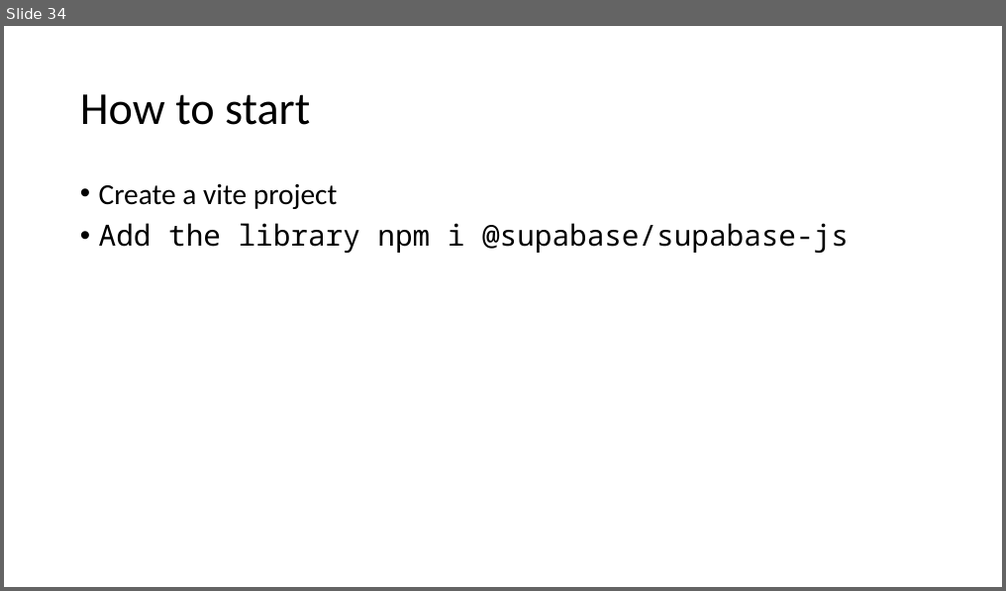
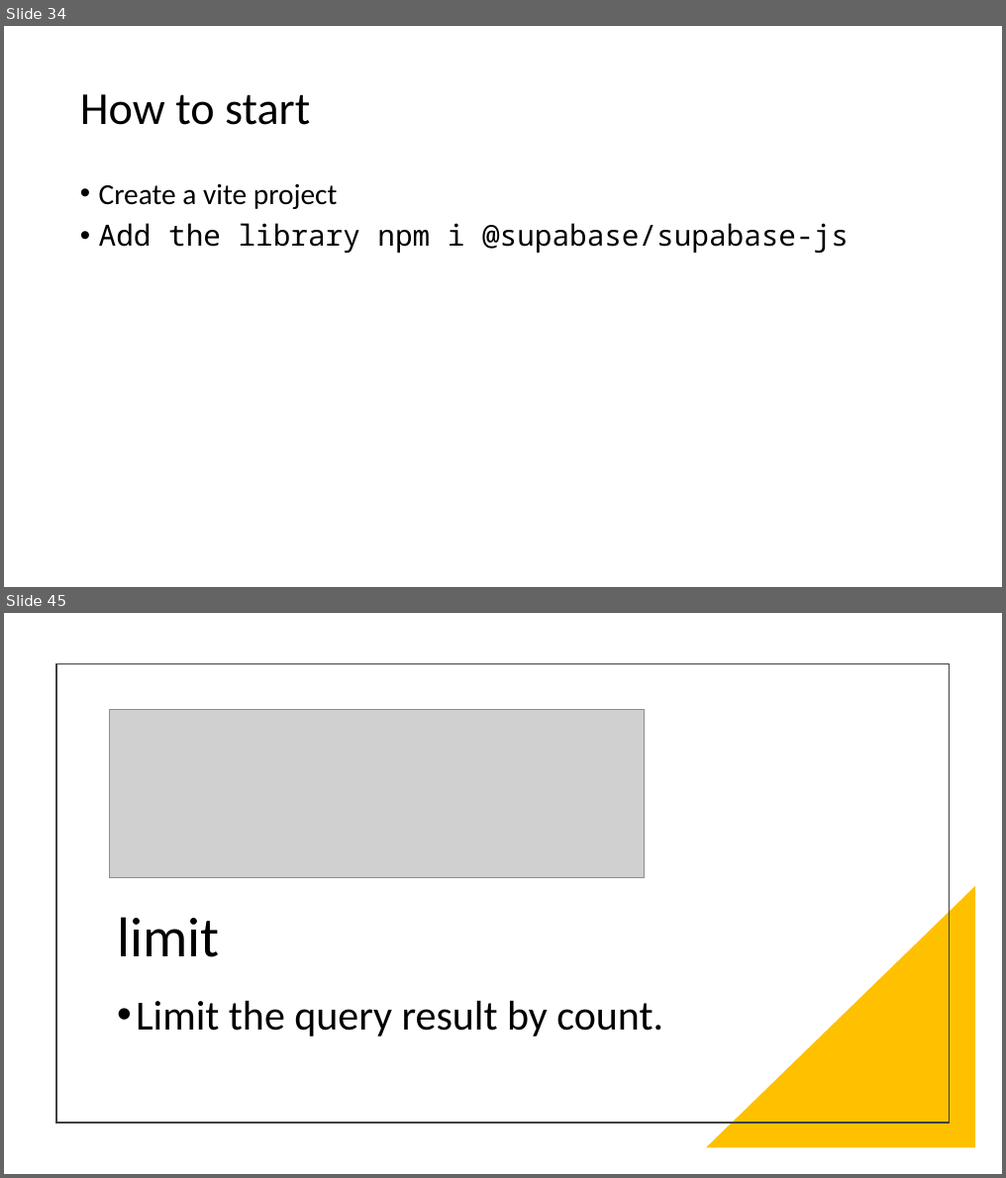
Before and after one commit to 1shaked/full-stack, a slide deck: 19ass/19ass.pptx. Shown one above the other, each under a label of ours: slide 34 before the commit, slides 34 and 45 after it; the slides between them are not shown. The pictures are 1006x591 and 1006x1178 pixels, drawn with LibreOffice and Linux fonts; fonts in the diff are those of the drawing; grey boxes stand for pictures. Boxes give left, top, right and bottom in pixels: in the first picture for what was removed or moved away, otherwise in the second. Text is boxed around its words. In the diff, an @@ line names an element or a change of style, - is before the commit and + after.

```diff
--- a/19ass/19ass.pptx
+++ b/19ass/19ass.pptx
@@ slide 45 added at <box>4,613,1002,1174</box>, background #FFFFFF @@
@@ rectangle added at <box>56,663,949,1123</box>, outline #404040 1.5 pt @@
@@ picture added at <box>110,709,645,878</box> @@
@@ right triangle added at <box>706,886,976,1149</box>, fill #FFC000 @@
@@ title added at <box>117,917,219,958</box>, 54 pt, text #000000 @@
+limit
@@ text added at <box>136,1001,663,1037</box>, 40 pt, text #000000 @@
+• Limit the query result by count.
```
Also in this commit, not shown: 14 other slides added, 28 other files.
